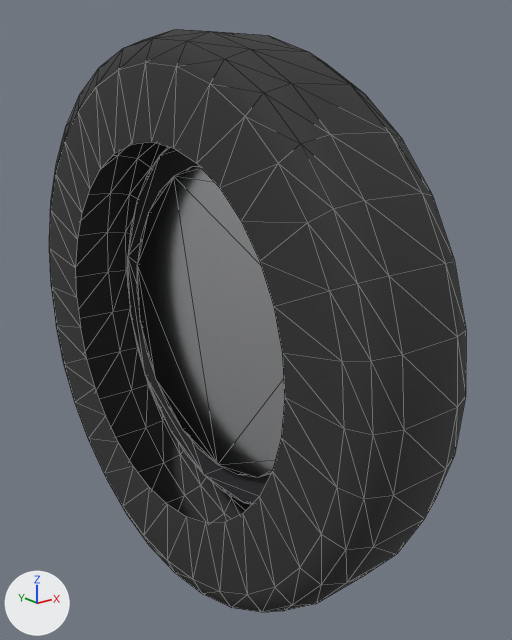
Two versions of the glTF model assets/vehicles/wheel_split.glb, one commit apart.
One viewpoint serves both versions: a 50 mm lens placed at (-1.41, -2.033, 0.794), pointed at (0.136, -0.1, 0.021). Lighting does not change. The marker at lower left points along +X, +Y and +Z. The first picture is the older version. Mesh edges are drawn as thin lines. Vertices at exactly the same position are counted once.

Objects in the first picture: 'wheel'.
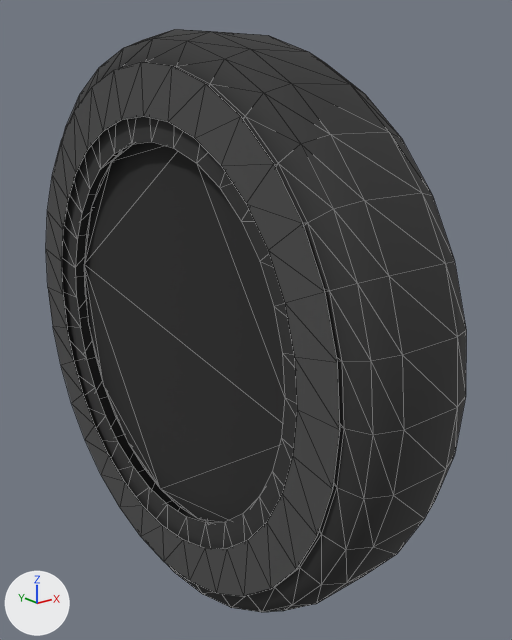
Changed parts and their boxes (x1, y1, x2, y2) in the pictures (512 x 640 px):
'wheel', reshaped
    before: (49, 29, 466, 612)
    after: (46, 29, 466, 612)
part 1 of me_wheel, added (black)
    after: (84, 142, 285, 523)
part 2 of me_wheel, added
    after: (46, 62, 340, 597)
part 3 of me_wheel, deleted
    before: (128, 147, 271, 504)
part 4 of me_wheel, deleted
    before: (137, 166, 285, 477)

The change in detail:
Material 'rim_dark' (mat_rim_dark) is new.
Its base color is (0.08, 0.08, 0.09) (dark grey #505055).
Its metallic is 0.8.
Its roughness is 0.35.
Material 'liner' (mat_liner) is new.
Its base color is (0.02, 0.02, 0.02) (black #272727).
Its roughness is 0.9.
Material 'tyre_wall' (mat_tyre_wall) is new.
Its base color is (0.07, 0.07, 0.07) (dark grey #4b4b4b).
Its roughness is 0.8.
Material 'disc' (mat_disc) is new.
Its base color is (0.32, 0.32, 0.33) (grey #99999b).
Its metallic is 0.8.
Its roughness is 0.45.
me_wheel is used by ob_wheel; location (0.0, 0.0, 0.0).
me_wheel had 1056 vertices, 1988 faces and spanned x -0.22..0.22, y -1.0..1.0, z -1.0..1.0.
me_wheel now has 1224 vertices, 2192 faces and spans x -0.23..0.23, y -1.0..1.0, z -1.0..1.0.
me_wheel part 1: a new loose piece, a 32-sided cylinder along x spanning x -0.16..-0.12, y -0.686..0.686, z -0.686..0.686, in mat_liner (black #272727).
me_wheel part 2: a new loose piece of 64 vertices spanning x -0.23, y -0.9..0.9, z -0.9..0.9, in mat_tyre_wall (dark grey #4b4b4b).
me_wheel part 3: the loose piece of 64 vertices spanning x 0.05..0.11, y -0.7..0.7, z -0.7..0.7 is deleted.
me_wheel part 4: the loose piece of 56 vertices spanning x 0.02..0.06, y -0.57..0.57, z -0.57..0.57 is deleted.
Other edits to the shape of me_wheel do not show in these pictures.
me_wheel no longer uses material mat_trim (dark grey #38383c).
me_wheel gains material mat_tyre_wall (dark grey #4b4b4b).
me_wheel gains material mat_liner (black #272727).
me_wheel gains material mat_disc (grey #99999b).
me_wheel gains material mat_rim_dark (dark grey #505055).
